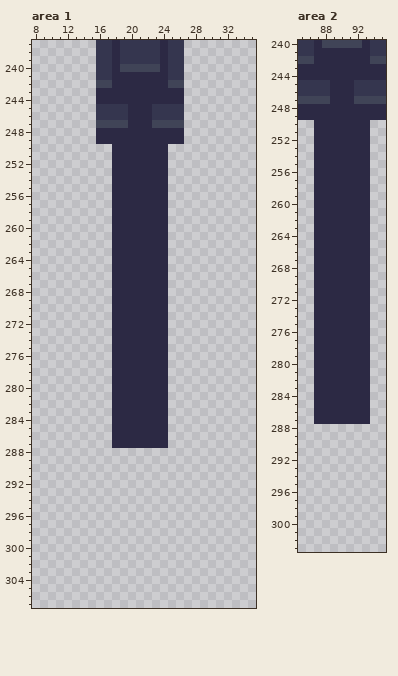
Edited in one commit: pixel-art file (Assets/Sprites/Factory/Factory.aseprite). Above: the version before the commit.
288x320 pixels, 1 frame. Colours within 5 levels of each other are drawn and written as one. Shown: area 1: x 8..35, y 237..307; area 2: x 85..95, y 240..303. The commit also changed other parts of the picture, which this record leaves out.
Once edited:
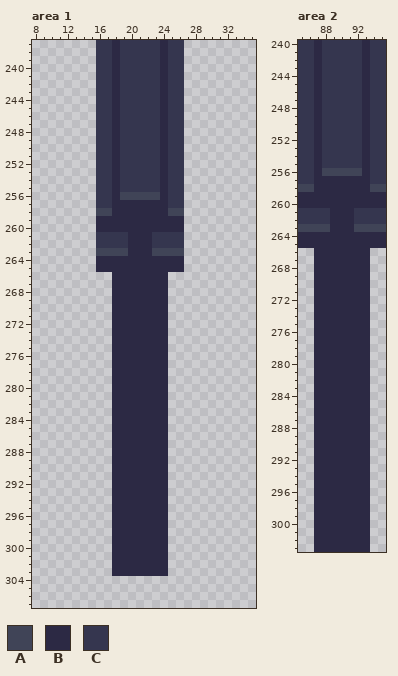
Palette (. is transparent): A #404457  B #2c2944  C #35364f
Edits made:
--- area 1, layer "Walls"
@@ x 14..28 @@
 239 ..CCBCCCCCBCC..
-240 ..CCBAAAAABCC..
-241 ..CCBBBBBBBCC..
-242 ..AABBBBBBBAA..
-243 ..BBBBBBBBBBB..
-244 ..BBBBBBBBBBB..
-245 ..CCCCBBBCCCC..
-246 ..CCCCBBBCCCC..
-247 ..AAAABBBAAAA..
-248 ..BBBBBBBBBBB..
-249 ..BBBBBBBBBBB..
-250 ....BBBBBBB....
-251 ....BBBBBBB....
-252 ....BBBBBBB....
-253 ....BBBBBBB....
-254 ....BBBBBBB....
-255 ....BBBBBBB....
-256 ....BBBBBBB....
-257 ....BBBBBBB....
-258 ....BBBBBBB....
-259 ....BBBBBBB....
-260 ....BBBBBBB....
-261 ....BBBBBBB....
-262 ....BBBBBBB....
-263 ....BBBBBBB....
-264 ....BBBBBBB....
-265 ....BBBBBBB....
+240 ..CCBCCCCCBCC..
+241 ..CCBCCCCCBCC..
+242 ..CCBCCCCCBCC..
+243 ..CCBCCCCCBCC..
+244 ..CCBCCCCCBCC..
+245 ..CCBCCCCCBCC..
+246 ..CCBCCCCCBCC..
+247 ..CCBCCCCCBCC..
+248 ..CCBCCCCCBCC..
+249 ..CCBCCCCCBCC..
+250 ..CCBCCCCCBCC..
+251 ..CCBCCCCCBCC..
+252 ..CCBCCCCCBCC..
+253 ..CCBCCCCCBCC..
+254 ..CCBCCCCCBCC..
+255 ..CCBCCCCCBCC..
+256 ..CCBAAAAABCC..
+257 ..CCBBBBBBBCC..
+258 ..AABBBBBBBAA..
+259 ..BBBBBBBBBBB..
+260 ..BBBBBBBBBBB..
+261 ..CCCCBBBCCCC..
+262 ..CCCCBBBCCCC..
+263 ..AAAABBBAAAA..
+264 ..BBBBBBBBBBB..
+265 ..BBBBBBBBBBB..
 266 ....BBBBBBB....
@@ x 16..26 @@
 287 ..BBBBBBB..
-288 ...........
-289 ...........
-290 ...........
-291 ...........
-292 ...........
-293 ...........
-294 ...........
-295 ...........
-296 ...........
-297 ...........
-298 ...........
-299 ...........
-300 ...........
-301 ...........
-302 ...........
-303 ...........
+288 ..BBBBBBB..
+289 ..BBBBBBB..
+290 ..BBBBBBB..
+291 ..BBBBBBB..
+292 ..BBBBBBB..
+293 ..BBBBBBB..
+294 ..BBBBBBB..
+295 ..BBBBBBB..
+296 ..BBBBBBB..
+297 ..BBBBBBB..
+298 ..BBBBBBB..
+299 ..BBBBBBB..
+300 ..BBBBBBB..
+301 ..BBBBBBB..
+302 ..BBBBBBB..
+303 ..BBBBBBB..
 304 ...........
--- area 2, layer "Walls"
@@ x 85..95 @@
-240 CCBAAAAABCC
-241 CCBBBBBBBCC
-242 AABBBBBBBAA
-243 BBBBBBBBBBB
-244 BBBBBBBBBBB
-245 CCCCBBBCCCC
-246 CCCCBBBCCCC
-247 AAAABBBAAAA
-248 BBBBBBBBBBB
-249 BBBBBBBBBBB
-250 ..BBBBBBB..
-251 ..BBBBBBB..
-252 ..BBBBBBB..
-253 ..BBBBBBB..
-254 ..BBBBBBB..
-255 ..BBBBBBB..
-256 ..BBBBBBB..
-257 ..BBBBBBB..
-258 ..BBBBBBB..
-259 ..BBBBBBB..
-260 ..BBBBBBB..
-261 ..BBBBBBB..
-262 ..BBBBBBB..
-263 ..BBBBBBB..
-264 ..BBBBBBB..
-265 ..BBBBBBB..
+240 CCBCCCCCBCC
+241 CCBCCCCCBCC
+242 CCBCCCCCBCC
+243 CCBCCCCCBCC
+244 CCBCCCCCBCC
+245 CCBCCCCCBCC
+246 CCBCCCCCBCC
+247 CCBCCCCCBCC
+248 CCBCCCCCBCC
+249 CCBCCCCCBCC
+250 CCBCCCCCBCC
+251 CCBCCCCCBCC
+252 CCBCCCCCBCC
+253 CCBCCCCCBCC
+254 CCBCCCCCBCC
+255 CCBCCCCCBCC
+256 CCBAAAAABCC
+257 CCBBBBBBBCC
+258 AABBBBBBBAA
+259 BBBBBBBBBBB
+260 BBBBBBBBBBB
+261 CCCCBBBCCCC
+262 CCCCBBBCCCC
+263 AAAABBBAAAA
+264 BBBBBBBBBBB
+265 BBBBBBBBBBB
 266 ..BBBBBBB..
@@ x 85..95 @@
 287 ..BBBBBBB..
-288 ...........
-289 ...........
-290 ...........
-291 ...........
-292 ...........
-293 ...........
-294 ...........
-295 ...........
-296 ...........
-297 ...........
-298 ...........
-299 ...........
-300 ...........
-301 ...........
-302 ...........
-303 ...........
+288 ..BBBBBBB..
+289 ..BBBBBBB..
+290 ..BBBBBBB..
+291 ..BBBBBBB..
+292 ..BBBBBBB..
+293 ..BBBBBBB..
+294 ..BBBBBBB..
+295 ..BBBBBBB..
+296 ..BBBBBBB..
+297 ..BBBBBBB..
+298 ..BBBBBBB..
+299 ..BBBBBBB..
+300 ..BBBBBBB..
+301 ..BBBBBBB..
+302 ..BBBBBBB..
+303 ..BBBBBBB..
